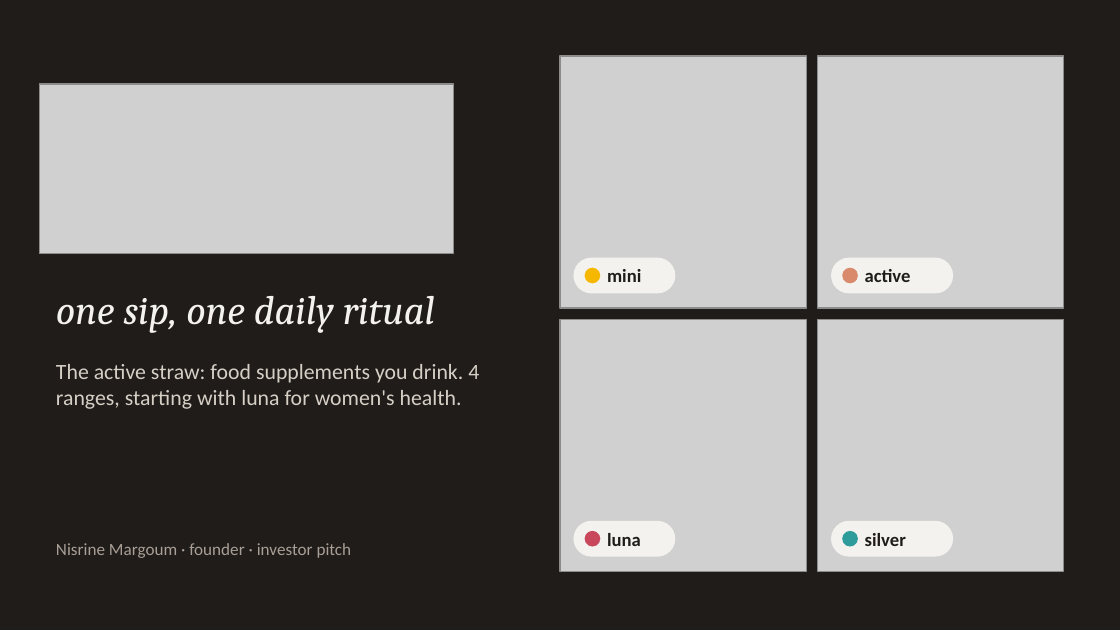
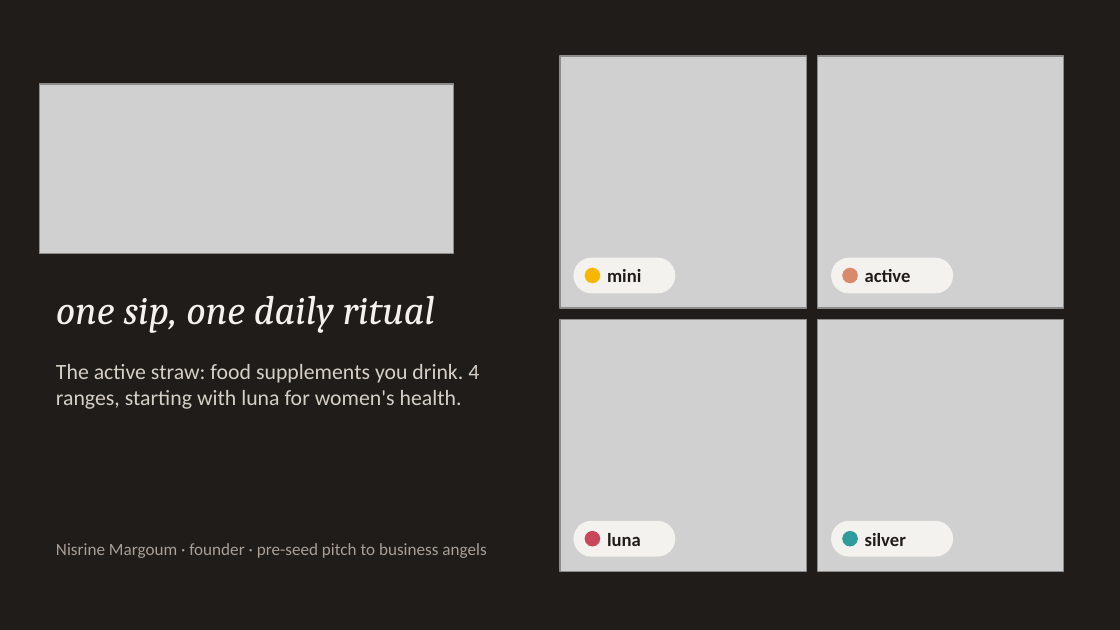
Before and after one commit to nisrine-max/mon-sitee, a slide deck: slide 1 of Dossier_sip_lab/10_Pitchs_et_presentations/Investor_Pitch_sip_lab.pptx. Drawn at 1120x630 pixels with LibreOffice and Linux fonts; fonts in the diff are those of the drawing; grey boxes stand for pictures. Boxes give left, top, right and bottom in pixels: in the first picture for what was removed or moved away, otherwise in the second. Text is boxed around its words. In the diff, an @@ line names an element or a change of style, - is before the commit and + after.

```diff
--- a/Dossier_sip_lab/10_Pitchs_et_presentations/Investor_Pitch_sip_lab.pptx
+++ b/Dossier_sip_lab/10_Pitchs_et_presentations/Investor_Pitch_sip_lab.pptx
@@ text at (x1=56, y1=543, x2=486, y2=558): text changed @@
-Nisrine Margoum · founder · investor pitch
+Nisrine Margoum · founder · pre-seed pitch to business angels
```
Also in this commit, not shown: 6 other slides changed, 1 slide added, 1 other file.
